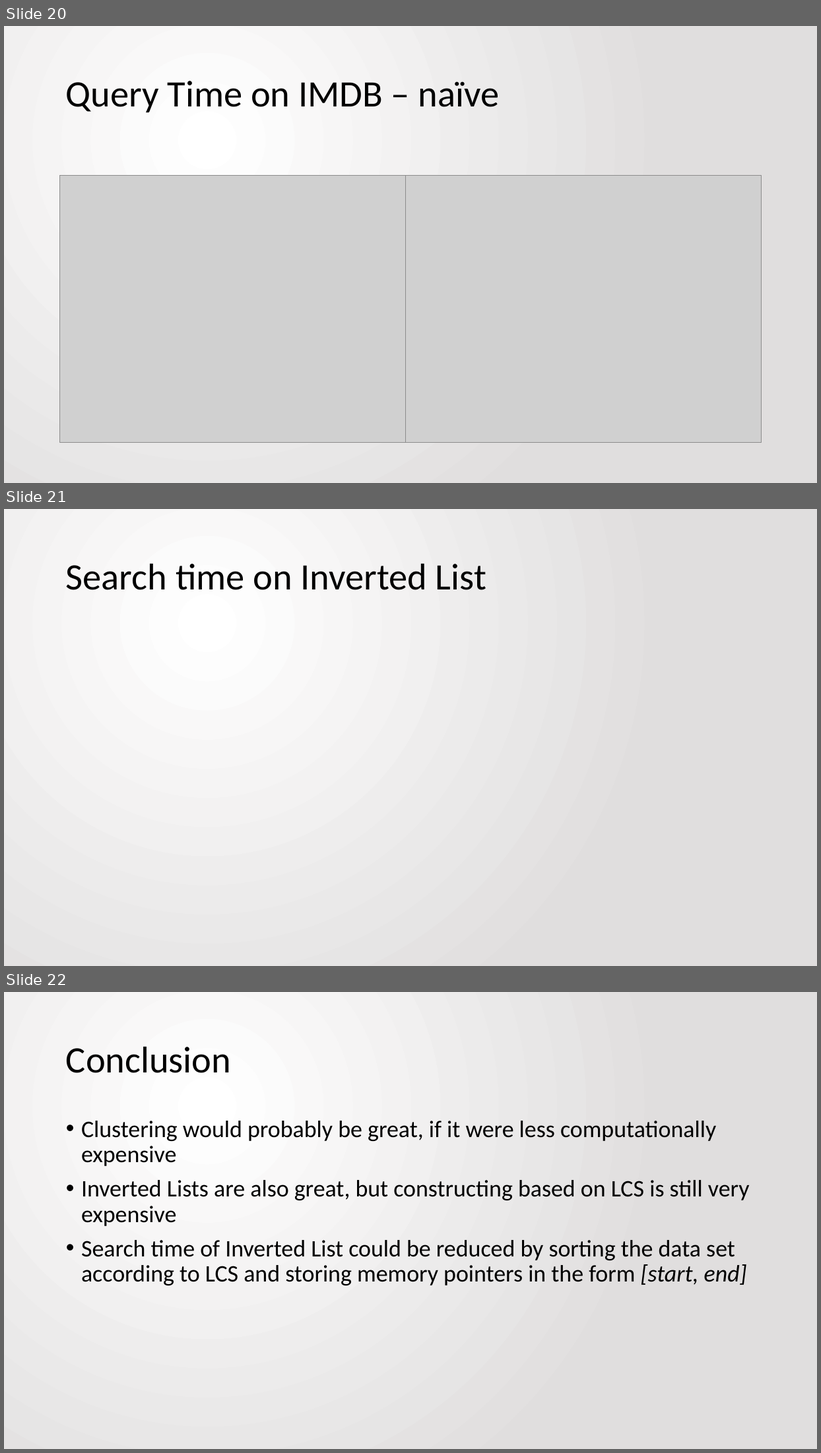
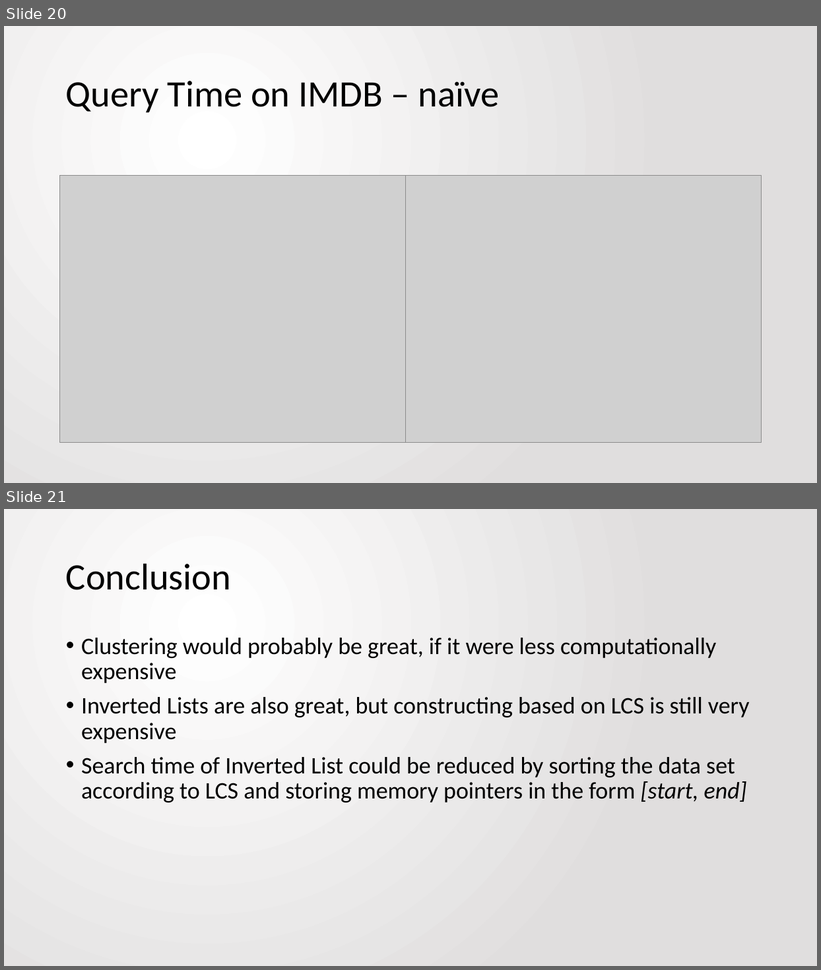
Before and after one commit to jbfitz/EECS405, a slide deck: Final Paper/presentation.pptx. Shown one above the other, each under a label of ours: slides 20, 21 and 22 before the commit, slides 20 and 21 after it. The pictures are 821x1453 and 821x970 pixels, drawn with LibreOffice and Linux fonts; fonts in the diff are those of the drawing; grey boxes stand for pictures. Boxes give left, top, right and bottom in pixels: in the first picture for what was removed or moved away, otherwise in the second. Text is boxed around its words. In the diff, an @@ line names an element or a change of style, - is before the commit and + after.

Commit message:
Deleted last slide. Final commit

```diff
--- a/Final Paper/presentation.pptx
+++ b/Final Paper/presentation.pptx
@@ slide 21 removed at box(4, 509, 817, 966), background gradient #FFFFFF to #E1DFDF @@
@@ title removed at box(66, 563, 486, 590) @@
-Search time on Inverted List
@@ what was slide 22 is now slide 21 @@
```
